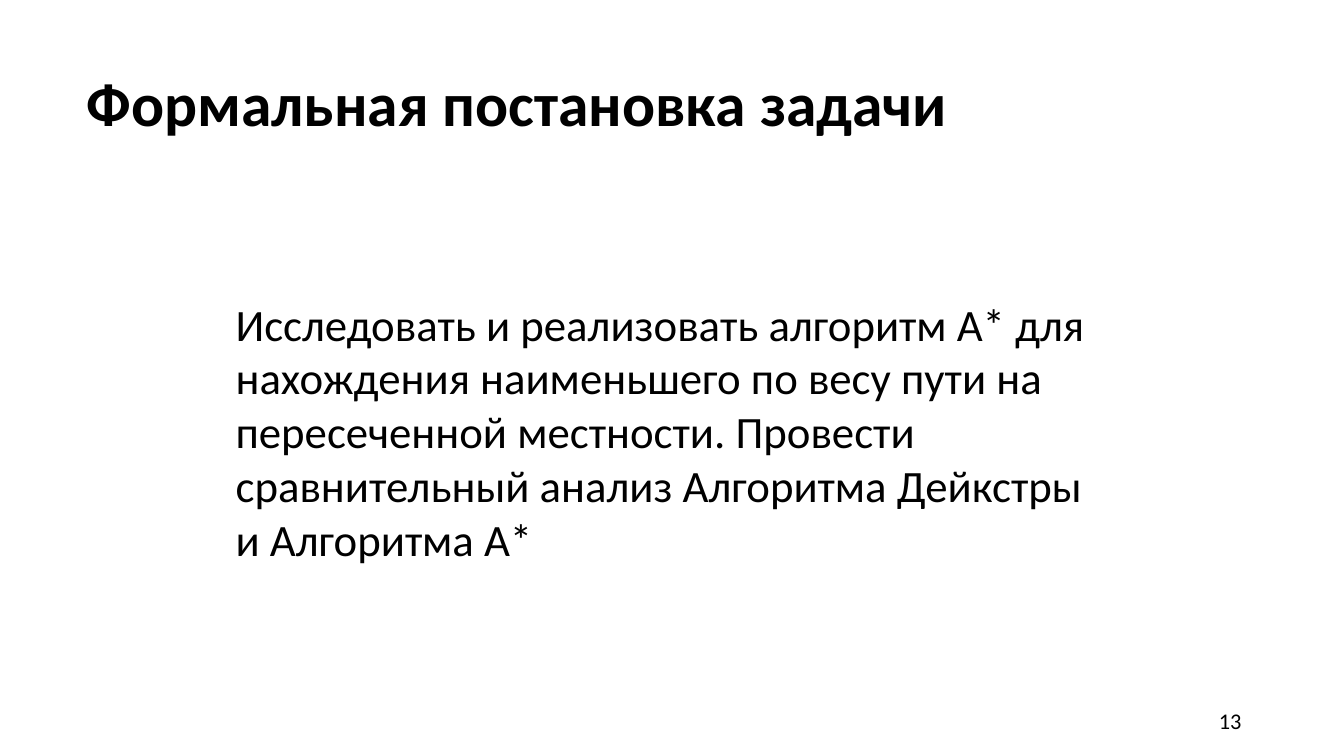
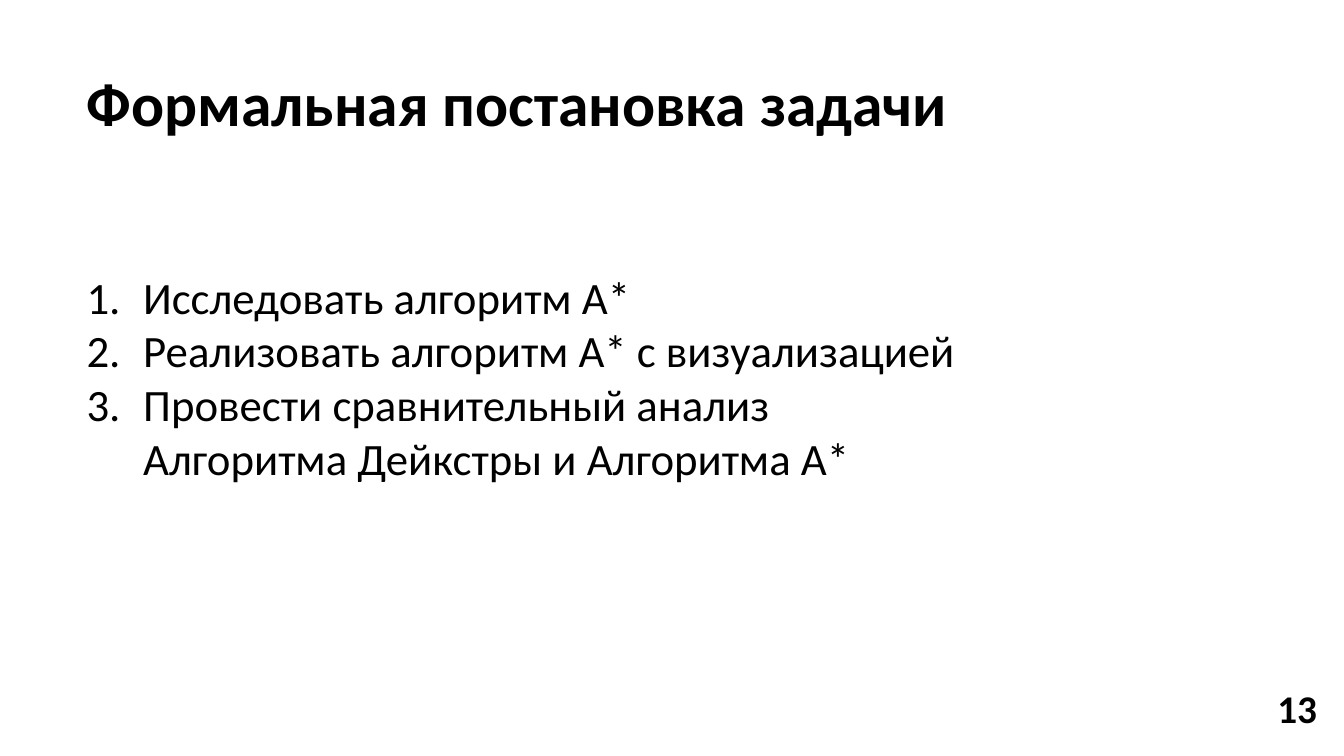
Before and after one commit to donsko1/Algorythm-A-star, a slide deck: slide 13 of Алгоритм А.pptx. Drawn at 1344x756 pixels with LibreOffice and Linux fonts; fonts in the diff are those of the drawing. Boxes give left, top, right and bottom in pixels: in the first picture for what was removed or moved away, otherwise in the second. Text is boxed around its words. In the diff, an @@ line names an element or a change of style, - is before the commit and + after.

```diff
--- a/Алгоритм А.pptx
+++ b/Алгоритм А.pptx
@@ text at [143, 282, 954, 483]: text changed @@
-Исследовать и реализовать алгоритм А* для нахождения наименьшего по весу пути на пересеченной местности. Провести сравнительный анализ Алгоритма Дейкстры и Алгоритма А*
+1. Исследовать алгоритм А*
+2. Реализовать алгоритм А* с визуализацией
+3. Провести сравнительный анализ Алгоритма Дейкстры и Алгоритма А*
@@ text "13": place and size @@
-text "13" at [1219, 714, 1242, 729]
+text "13" at [1277, 697, 1317, 724]
@@ text "13" at [1277, 697, 1317, 724]: size 16 to 28 pt, bold on; alignment right to left; vertical alignment middle to top @@
```
Also in this commit, not shown: 12 other slides changed, 1 slide added, 1 slide removed, 11 other files.
